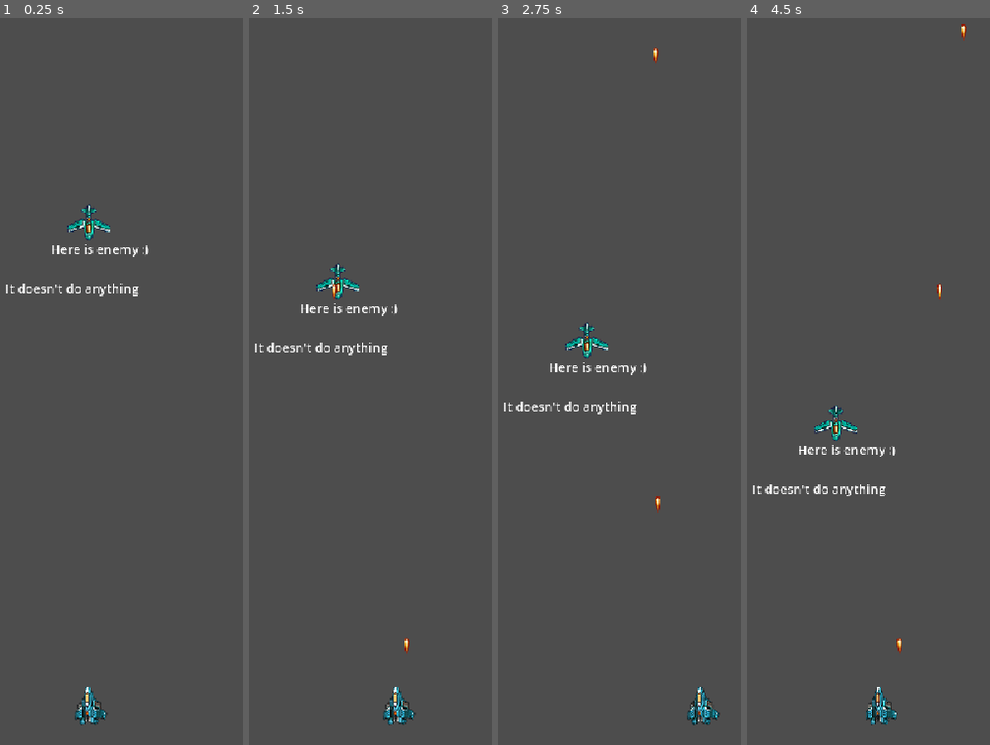
Above: before the commit, frames 1-4 (left to right).
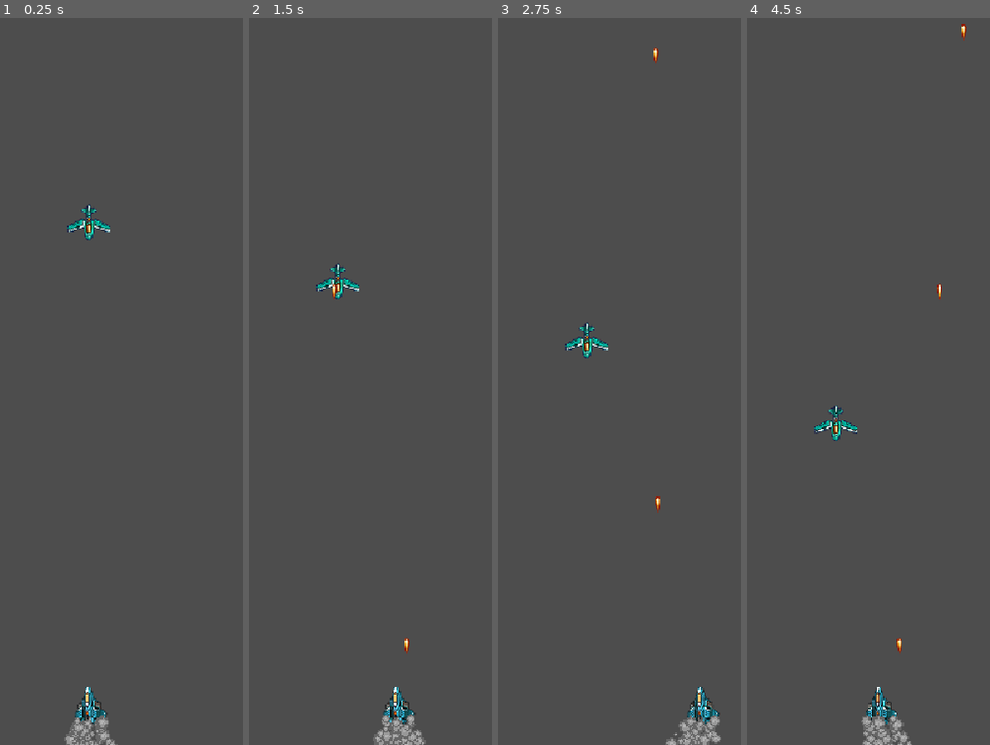
Above: after the commit, the same moments.

Repository: Fatsermint/Space
Game: Godot game, scene res://Scenes/main.tscn
Two runs of this game, one before a commit and one after it. Both use one fixed random seed, a clock stepped at 60 frames per second and the inputs below.
Inputs (mouse positions are in pixels of both pictures, inside the frame that each line leads up to):
- Up to frame 1 (0.25 s): no input
- Up to frame 2 (1.5 s): tap Enter at 0.5 s; move the mouse to (443, 308) at 0.52 s; hold D (right) 0.53-1.28 s; tap F (fire) at 0.6, 1.35 s; click (443, 308) at 0.67 s; move the mouse to (outside the picture) at 1.27 s; hold Down from 1.28 s (still down)
- Up to frame 3 (2.75 s): move the mouse to (634, 177) at 2.02 s; release Down at 2.03 s; hold D (right) from 2.03 s (still down); tap Alt at 2.1 s; tap F (fire) at 2.3 s
- Up to frame 4 (4.5 s): move the mouse to (812, 512) at 2.77 s; release D (right) at 2.78 s; hold Up 2.78-3.53 s; tap Shift at 2.85 s; click (812, 512) at 2.92 s; tap F (fire) at 3.05, 3.6, 4.35 s; move the mouse to (977, 468) at 3.52 s; hold A (left) from 3.53 s (still down); move the mouse to (outside the picture) at 4.27 s

The runs differ from the first frame. In frame 1, 1.1% of the frame differs, in the area x 2-62%, y 31-100%; in frame 2, 1.1%; in frame 3, 1.1%; in frame 4, 1.2%, in the area x 2-69%, y 58-100%.

Commit message:
I added particles to player's ship

Diff:
--- /dev/null
+++ b/Assets/drawing.svg
@@ -0,0 +1,435 @@
+<?xml version="1.0" encoding="UTF-8" standalone="no"?>
+<!-- Created with Inkscape (http://www.inkscape.org/) -->
+
+<svg
+   width="50"
+   height="50"
+   viewBox="0 0 13.229166 13.229167"
+   version="1.1"
+   id="svg1"
+   inkscape:version="1.4.3 (0d15f75042, 2025-12-25)"
+   sodipodi:docname="drawing.svg"
+   xmlns:inkscape="http://www.inkscape.org/namespaces/inkscape"
+   xmlns:sodipodi="http://sodipodi.sourceforge.net/DTD/sodipodi-0.dtd"
+   xmlns="http://www.w3.org/2000/svg"
+   xmlns:svg="http://www.w3.org/2000/svg">
+  <sodipodi:namedview
+     id="namedview1"
+     pagecolor="#ffffff"
+     bordercolor="#000000"
+     borderopacity="0.25"
+     inkscape:showpageshadow="2"
+     inkscape:pageopacity="0.0"
+     inkscape:pagecheckerboard="0"
+     inkscape:deskcolor="#d1d1d1"
+     inkscape:document-units="mm"
+     showgrid="true"
+     inkscape:zoom="11.313709"
+     inkscape:cx="13.965359"
+     inkscape:cy="24.88132"
+     inkscape:window-width="2560"
+     inkscape:window-height="1368"
+     inkscape:window-x="0"
+     inkscape:window-y="0"
+     inkscape:window-maximized="1"
+     inkscape:current-layer="layer1">
+    <inkscape:grid
+       id="grid1"
+       units="px"
+       originx="0"
+       originy="0"
+       spacingx="0.26458333"
+       spacingy="0.26458333"
+       empcolor="#0099e5"
+       empopacity="0.30196078"
+       color="#0099e5"
+       opacity="0.14901961"
+       empspacing="5"
+       enabled="true"
+       visible="true" />
+  </sodipodi:namedview>
+  <defs
+     id="defs1" />
+  <g
+     inkscape:label="Layer 1"
+     inkscape:groupmode="layer"
+     id="layer1">
+    <rect
+       style="fill:#666666;stroke-width:0.264583"
+       id="rect34"
+       width="1.3229166"
+       height="1.3229165"
+       x="9.260417"
+       y="2.6458333" />
+    <rect
+       style="fill:#666666;stroke-width:0.264583"
+       id="rect37"
+       width="1.3229166"
+       height="1.3229165"
+       x="9.260417"
+       y="3.9687498" />
+    <rect
+       style="fill:#666666;stroke-width:0.264583"
+       id="rect38"
+       width="1.3229166"
+       height="1.3229165"
+       x="10.583334"
+       y="5.291666" />
+    <rect
+       style="fill:#666666;stroke-width:0.264583"
+       id="rect39"
+       width="1.3229166"
+       height="1.3229165"
+       x="10.583334"
+       y="6.6145825" />
+    <rect
+       style="fill:#666666;stroke-width:0.264583"
+       id="rect40"
+       width="1.3229166"
+       height="1.3229165"
+       x="9.260417"
+       y="7.937499" />
+    <rect
+       style="fill:#666666;stroke-width:0.264583"
+       id="rect41"
+       width="1.3229166"
+       height="1.3229165"
+       x="9.260417"
+       y="9.260416" />
+    <rect
+       style="fill:#666666;stroke-width:0.264583"
+       id="rect42"
+       width="1.3229166"
+       height="1.3229165"
+       x="7.9375005"
+       y="9.260416" />
+    <rect
+       style="fill:#666666;stroke-width:0.264583"
+       id="rect43"
+       width="1.3229166"
+       height="1.3229165"
+       x="6.614584"
+       y="9.260416" />
+    <rect
+       style="fill:#666666;stroke-width:0.264583"
+       id="rect44"
+       width="1.3229166"
+       height="1.3229165"
+       x="6.614584"
+       y="10.583332" />
+    <rect
+       style="fill:#666666;stroke-width:0.264583"
+       id="rect45"
+       width="1.3229166"
+       height="1.3229165"
+       x="5.2916675"
+       y="10.583332" />
+    <rect
+       style="fill:#666666;stroke-width:0.264583"
+       id="rect46"
+       width="1.3229166"
+       height="1.3229165"
+       x="3.9687507"
+       y="9.260416" />
+    <rect
+       style="fill:#666666;stroke-width:0.264583"
+       id="rect47"
+       width="1.3229166"
+       height="1.3229165"
+       x="2.645834"
+       y="9.260416" />
+    <rect
+       style="fill:#666666;stroke-width:0.264583"
+       id="rect48"
+       width="1.3229166"
+       height="1.3229165"
+       x="2.645834"
+       y="7.9374995" />
+    <rect
+       style="fill:#666666;stroke-width:0.264583"
+       id="rect49"
+       width="1.3229166"
+       height="1.3229165"
+       x="2.645834"
+       y="6.614583" />
+    <rect
+       style="fill:#666666;stroke-width:0.264583"
+       id="rect50"
+       width="1.3229166"
+       height="1.3229165"
+       x="1.3229173"
+       y="6.614583" />
+    <rect
+       style="fill:#666666;stroke-width:0.264583"
+       id="rect51"
+       width="1.3229166"
+       height="1.3229165"
+       x="1.3229173"
+       y="5.2916665" />
+    <rect
+       style="fill:#666666;stroke-width:0.264583"
+       id="rect52"
+       width="1.3229166"
+       height="1.3229165"
+       x="2.645834"
+       y="3.96875" />
+    <rect
+       style="fill:#666666;stroke-width:0.264583"
+       id="rect53"
+       width="1.3229166"
+       height="1.3229165"
+       x="2.645834"
+       y="2.6458335" />
+    <rect
+       style="fill:#666666;stroke-width:0.264583"
+       id="rect54"
+       width="1.3229166"
+       height="1.3229165"
+       x="3.9687505"
+       y="2.6458335" />
+    <rect
+       style="fill:#666666;stroke-width:0.264583"
+       id="rect55"
+       width="1.3229166"
+       height="1.3229165"
+       x="5.291667"
+       y="1.322917" />
+    <rect
+       style="fill:#666666;stroke-width:0.264583"
+       id="rect56"
+       width="1.3229166"
+       height="1.3229165"
+       x="6.6145835"
+       y="1.322917" />
+    <rect
+       style="fill:#666666;stroke-width:0.264583"
+       id="rect57"
+       width="1.3229166"
+       height="1.3229165"
+       x="7.9375005"
+       y="2.6458333" />
+    <rect
+       style="fill:#666666;stroke-width:0.264583"
+       id="rect58"
+       width="1.3229166"
+       height="1.3229165"
+       x="9.260417"
+       y="2.6458333" />
+    <rect
+       style="fill:#b3b3b3;stroke-width:0.264583"
+       id="rect60"
+       width="1.3229166"
+       height="1.3229165"
+       x="6.6145835"
+       y="6.6145835"
+       inkscape:transform-center-x="-4.9774741"
+       inkscape:transform-center-y="1.6867188" />
+    <rect
+       style="fill:#999999;stroke-width:0.264583"
+       id="rect61"
+       width="1.3229166"
+       height="1.3229165"
+       x="6.6145835"
+       y="5.291667"
+       inkscape:transform-center-x="-4.9774741"
+       inkscape:transform-center-y="1.6867188" />
+    <rect
+       style="fill:#b3b3b3;stroke-width:0.264583"
+       id="rect62"
+       width="1.3229166"
+       height="1.3229165"
+       x="5.291667"
+       y="6.6145835"
+       inkscape:transform-center-x="-4.9774741"
+       inkscape:transform-center-y="1.6867188" />
+    <rect
+       style="fill:#b3b3b3;stroke-width:0.264583"
+       id="rect36"
+       width="1.3229166"
+       height="1.3229165"
+       x="5.291667"
+       y="6.6145835"
+       inkscape:transform-center-x="-4.9774741"
+       inkscape:transform-center-y="1.6867188" />
+    <rect
+       style="fill:#999999;stroke-width:0.264583"
+       id="rect64"
+       width="1.3229166"
+       height="1.3229165"
+       x="9.260417"
+       y="6.6145825"
+       inkscape:transform-center-x="-4.9774741"
+       inkscape:transform-center-y="1.6867188" />
+    <rect
+       style="fill:#999999;stroke-width:0.264583"
+       id="rect65"
+       width="1.3229166"
+       height="1.3229165"
+       x="9.260417"
+       y="5.291666"
+       inkscape:transform-center-x="-4.9774741"
+       inkscape:transform-center-y="1.6867188" />
+    <rect
+       style="fill:#999999;stroke-width:0.264583"
+       id="rect66"
+       width="1.3229166"
+       height="1.3229165"
+       x="7.9375005"
+       y="5.291666"
+       inkscape:transform-center-x="-4.9774741"
+       inkscape:transform-center-y="1.6867188" />
+    <rect
+       style="fill:#999999;stroke-width:0.264583"
+       id="rect67"
+       width="1.3229166"
+       height="1.3229165"
+       x="7.9375005"
+       y="3.9687498"
+       inkscape:transform-center-x="-4.9774741"
+       inkscape:transform-center-y="1.6867188" />
+    <rect
+       style="fill:#999999;stroke-width:0.264583"
+       id="rect68"
+       width="1.3229166"
+       height="1.3229165"
+       x="6.614584"
+       y="2.6458333"
+       inkscape:transform-center-x="-4.9774741"
+       inkscape:transform-center-y="1.6867188" />
+    <rect
+       style="fill:#999999;stroke-width:0.264583"
+       id="rect69"
+       width="1.3229166"
+       height="1.3229165"
+       x="5.2916675"
+       y="2.6458333"
+       inkscape:transform-center-x="-4.9774741"
+       inkscape:transform-center-y="1.6867188" />
+    <rect
+       style="fill:#999999;stroke-width:0.264583"
+       id="rect70"
+       width="1.3229166"
+       height="1.3229165"
+       x="3.9687505"
+       y="3.96875"
+       inkscape:transform-center-x="-4.9774741"
+       inkscape:transform-center-y="1.6867188" />
+    <rect
+       style="fill:#999999;stroke-width:0.264583"
+       id="rect71"
+       width="1.3229166"
+       height="1.3229165"
+       x="2.645834"
+       y="5.2916665"
+       inkscape:transform-center-x="-4.9774741"
+       inkscape:transform-center-y="1.6867188" />
+    <rect
+       style="fill:#999999;stroke-width:0.264583"
+       id="rect72"
+       width="1.3229166"
+       height="1.3229165"
+       x="3.9687507"
+       y="6.614583"
+       inkscape:transform-center-x="-4.9774741"
+       inkscape:transform-center-y="1.6867188" />
+    <rect
+       style="fill:#999999;stroke-width:0.264583"
+       id="rect73"
+       width="1.3229166"
+       height="1.3229165"
+       x="3.9687507"
+       y="7.9374995"
+       inkscape:transform-center-x="-4.9774741"
+       inkscape:transform-center-y="1.6867188" />
+    <rect
+       style="fill:#999999;stroke-width:0.264583"
+       id="rect74"
+       width="1.3229166"
+       height="1.3229165"
+       x="5.2916675"
+       y="9.260416"
+       inkscape:transform-center-x="-4.9774741"
+       inkscape:transform-center-y="1.6867188" />
+    <rect
+       style="fill:#999999;stroke-width:0.264583"
+       id="rect75"
+       width="1.3229166"
+       height="1.3229165"
+       x="6.614584"
+       y="7.9374995"
+       inkscape:transform-center-x="-4.9774741"
+       inkscape:transform-center-y="1.6867188" />
+    <rect
+       style="fill:#999999;stroke-width:0.264583"
+       id="rect76"
+       width="1.3229166"
+       height="1.3229165"
+       x="7.9375005"
+       y="7.9374995"
+       inkscape:transform-center-x="-4.9774741"
+       inkscape:transform-center-y="1.6867188" />
+    <rect
+       style="fill:#999999;stroke-width:0.264583"
+       id="rect77"
+       width="1.3229166"
+       height="1.3229165"
+       x="5.291667"
+       y="3.96875"
+       inkscape:transform-center-x="-4.9774741"
+       inkscape:transform-center-y="1.6867188" />
+    <rect
+       style="fill:#999999;stroke-width:0.264583"
+       id="rect78"
+       width="1.3229166"
+       height="1.3229165"
+       x="3.9687507"
+       y="5.2916665"
+       inkscape:transform-center-x="-4.9774741"
+       inkscape:transform-center-y="1.6867188" />
+    <rect
+       style="fill:#999999;stroke-width:0.264583"
+       id="rect79"
+       width="1.3229166"
+       height="1.3229165"
+       x="5.2916675"
+       y="7.9374995"
+       inkscape:transform-center-x="-4.9774741"
+       inkscape:transform-center-y="1.6867188" />
+    <rect
+       style="fill:#999999;stroke-width:0.264583"
+       id="rect80"
+       width="1.3229166"
+       height="1.3229165"
+       x="7.9375"
+       y="6.6145835"
+       inkscape:transform-center-x="-4.9774741"
+       inkscape:transform-center-y="1.6867188" />
+    <rect
+       style="fill:#b3b3b3;stroke-width:0.264583"
+       id="rect81"
+       width="1.3229166"
+       height="1.3229165"
+       x="6.6145835"
+       y="3.9687505"
+       inkscape:transform-center-x="-4.9774741"
+       inkscape:transform-center-y="1.6867188" />
+    <rect
+       style="fill:#999999;stroke-width:0.264583"
+       id="rect82"
+       width="1.3229166"
+       height="1.3229165"
+       x="5.2916675"
+       y="5.2916665"
+       inkscape:transform-center-x="-4.9774741"
+       inkscape:transform-center-y="1.6867188" />
+    <rect
+       style="fill:#b3b3b3;stroke-width:0.264583"
+       id="rect63"
+       width="1.3229166"
+       height="1.3229165"
+       x="5.2916675"
+       y="5.2916665"
+       inkscape:transform-center-x="-4.9774741"
+       inkscape:transform-center-y="1.6867188" />
+  </g>
+</svg>
--- a/Scenes/bullet.tscn
+++ b/Scenes/bullet.tscn
@@ -1,18 +1,16 @@
-[gd_scene format=3 uid="uid://c2q0yab5yi4ga"]
+[gd_scene format=3 uid="uid://bir0kqecxh3dn"]
 
-[ext_resource type="Script" uid="uid://cq7klo7ivdlaa" path="res://Scenes/bullet.gd" id="1_oduel"]
 [ext_resource type="Texture2D" uid="uid://dma87tyjcp1we" path="res://Assets/SpaceRage/SpaceRage/FX/vulcan_1.png" id="1_xjght"]
+[ext_resource type="Script" uid="uid://cq7klo7ivdlaa" path="res://Scenes/bullet.gd" id="2_oduel"]
 
 [sub_resource type="RectangleShape2D" id="RectangleShape2D_g1hc3"]
 size = Vector2(6, 20)
 
-[node name="bullet" type="Node2D" unique_id=1080463826]
-script = ExtResource("1_oduel")
+[node name="Sprite2D" type="Sprite2D" unique_id=1880055835 groups=["bullets"]]
+texture = ExtResource("1_xjght")
+script = ExtResource("2_oduel")
 
-[node name="Sprite2D" type="Sprite2D" parent="." unique_id=556574365]
-texture = ExtResource("1_xjght")
+[node name="Area2D" type="Area2D" parent="." unique_id=1862253616]
 
-[node name="CollisionShape2D" type="CollisionShape2D" parent="Sprite2D" unique_id=199583082]
+[node name="CollisionShape2D" type="CollisionShape2D" parent="Area2D" unique_id=871275355]
 shape = SubResource("RectangleShape2D_g1hc3")
-
-[connection signal="child_entered_tree" from="Sprite2D/CollisionShape2D" to="." method="_on_collision_shape_2d_child_entered_tree"]
--- a/Scenes/enemy.tscn
+++ b/Scenes/enemy.tscn
@@ -1,20 +1,19 @@
 [gd_scene format=3 uid="uid://busrbmd4dqrwr"]
 
 [ext_resource type="Texture2D" uid="uid://8bywvx1w6uw" path="res://Assets/SpaceRage/SpaceRage/Enemies/enemy_1_b_m.png" id="1_hghv2"]
-[ext_resource type="Script" uid="uid://c36lfc77xxfc3" path="res://Scenes/enemy.gd" id="2_1f0kj"]
+[ext_resource type="Script" uid="uid://bec1qmbufp6gk" path="res://enemy.gd" id="2_1f0kj"]
 
 [sub_resource type="RectangleShape2D" id="RectangleShape2D_g1hc3"]
-size = Vector2(47, 9)
+size = Vector2(48, 20)
 
-[node name="enemy" type="CharacterBody2D" unique_id=603866624]
+[node name="enemy" type="Sprite2D" unique_id=61236115]
+texture = ExtResource("1_hghv2")
 script = ExtResource("2_1f0kj")
 
-[node name="CollisionShape2D" type="CollisionShape2D" parent="." unique_id=935375341]
-position = Vector2(0.5, 1.5)
+[node name="Area2D" type="Area2D" parent="." unique_id=457319426]
+
+[node name="CollisionShape2D" type="CollisionShape2D" parent="Area2D" unique_id=2039315555]
+position = Vector2(-1, 0)
 shape = SubResource("RectangleShape2D_g1hc3")
 
-[node name="Sprite2D" type="Sprite2D" parent="." unique_id=24243486]
-texture = ExtResource("1_hghv2")
-
-[connection signal="child_entered_tree" from="." to="." method="_on_child_entered_tree"]
-[connection signal="tree_entered" from="." to="." method="_on_tree_entered"]
+[connection signal="area_entered" from="Area2D" to="." method="_on_area_2d_area_entered"]
--- a/Scenes/main.tscn
+++ b/Scenes/main.tscn
@@ -15,17 +15,3 @@
 
 [node name="enemy" parent="." unique_id=2070858551 instance=ExtResource("4_jjvhh")]
 position = Vector2(0, -632)
-
-[node name="Label" type="Label" parent="enemy" unique_id=1327865311]
-offset_left = -49.0
-offset_top = 22.0
-offset_right = 76.0
-offset_bottom = 45.0
-text = "Here is enemy :)"
-
-[node name="Label2" type="Label" parent="enemy" unique_id=835605042]
-offset_left = -107.0
-offset_top = 72.0
-offset_right = 62.0
-offset_bottom = 95.0
-text = "It doesn't do anything"
--- a/Scenes/player.tscn
+++ b/Scenes/player.tscn
@@ -2,8 +2,18 @@
 
 [ext_resource type="Script" uid="uid://clr4qo5juqok0" path="res://character_body_2d.gd" id="1_cvnsp"]
 [ext_resource type="Texture2D" uid="uid://dc10lwmf4013d" path="res://Assets/SpaceRage/SpaceRage/Player/player_b_l1.png" id="2_6t5aa"]
+[ext_resource type="Texture2D" uid="uid://ck4vskmy4383n" path="res://Assets/drawing.svg" id="3_6t5aa"]
 
 [sub_resource type="CircleShape2D" id="CircleShape2D_g1hc3"]
+
+[sub_resource type="ParticleProcessMaterial" id="ParticleProcessMaterial_g1hc3"]
+spread = 30.0
+flatness = 0.2
+initial_velocity_min = 179.03
+initial_velocity_max = 454.84
+gravity = Vector3(0, 200, 0)
+scale_min = 0.099999994
+scale_max = 0.5
 
 [node name="CharacterBody2D" type="CharacterBody2D" unique_id=822506584]
 rotation = 3.1415927
@@ -15,3 +25,33 @@
 [node name="Sprite2D" type="Sprite2D" parent="." unique_id=1549867640]
 rotation = 3.1415927
 texture = ExtResource("2_6t5aa")
+
+[node name="Node" type="Node2D" parent="." unique_id=1522143223]
+position = Vector2(-2.1855694e-06, -25)
+
+[node name="GPUParticles2D" type="GPUParticles2D" parent="Node" unique_id=865905018]
+position = Vector2(2.0000005, 6)
+rotation = -1.5707964
+amount = 40
+texture = ExtResource("3_6t5aa")
+lifetime = 0.3
+fixed_fps = 60
+process_material = SubResource("ParticleProcessMaterial_g1hc3")
+
+[node name="GPUParticles2D2" type="GPUParticles2D" parent="Node" unique_id=1914383366]
+position = Vector2(15.000001, 10.999999)
+rotation = -1.5707964
+amount = 30
+texture = ExtResource("3_6t5aa")
+lifetime = 0.3
+fixed_fps = 60
+process_material = SubResource("ParticleProcessMaterial_g1hc3")
+
+[node name="GPUParticles2D3" type="GPUParticles2D" parent="Node" unique_id=455309467]
+position = Vector2(-17, 11.000002)
+rotation = -1.5707964
+amount = 30
+texture = ExtResource("3_6t5aa")
+lifetime = 0.3
+fixed_fps = 60
+process_material = SubResource("ParticleProcessMaterial_g1hc3")
--- a/character_body_2d.gd
+++ b/character_body_2d.gd
@@ -23,6 +23,6 @@
 			bul.position.y = 0 -8
 
 
-		print(bul)
+
 
 	move_and_slide()
--- /dev/null
+++ b/enemy.gd
@@ -0,0 +1,10 @@
+extends Sprite2D
+
+
+func _process(delta: float) -> void:
+	self.position.y += 1
+
+
+func _on_area_2d_area_entered(area: Area2D) -> void:
+	if area.get_parent().is_in_group("bullets"):
+		print("hit")
--- a/project.godot
+++ b/project.godot
@@ -24,6 +24,10 @@
 [editor_plugins]
 
 enabled=PackedStringArray("res://addons/godot_super-wakatime/plugin.cfg")
+
+[global_group]
+
+bullets="player's bullets"
 
 [input]
 
Not shown, added: Assets/drawing.svg.import
Not shown, added: enemy.gd.uid
